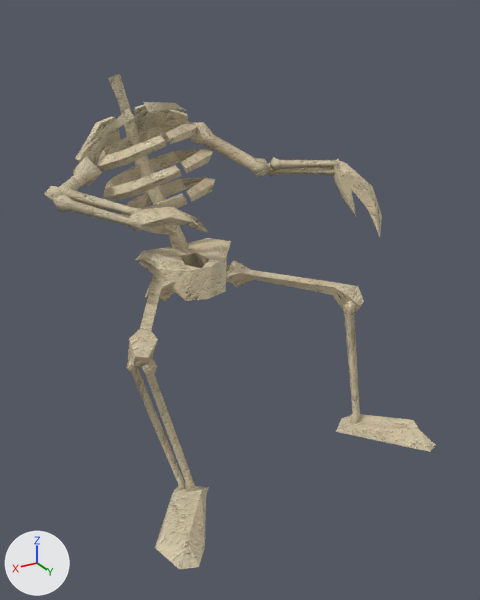
A saved change to the FBX model Assets/Standard Assets/Toon_Level_Kit/Resources/Models/Halloween/Skeleton02.FBX.
Rendered twice from a 50 mm lens placed at (37.4, 76.3, 31.8), pointed at (-0.1, 13.7, 0.5). Arrows for +X, +Y and +Z are at lower left; the lights stay in place.

The first picture shows 'Skeleton02'.
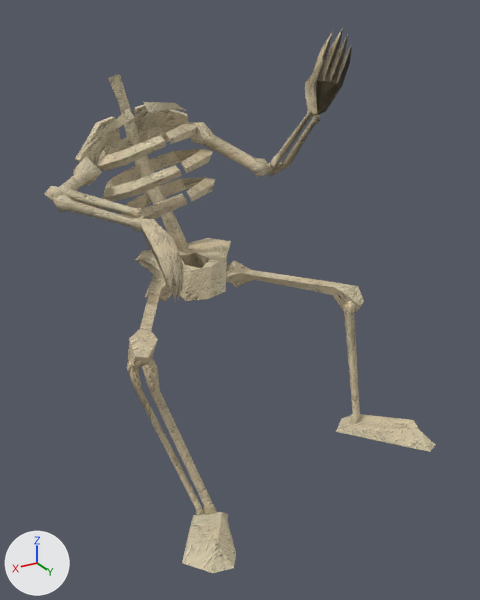
The change, as a list of edits to the scene's bpy script:
```text
Change me_mesh:
    used by ob_skeleton02; location = (0.0, 0.0, 0.0)
    remove me_mesh.from_pydata(...)  # 535 vertices, 624 faces; spans x -23.7..18.6, y -10.6..31.1, z -19.0..24.8
    add me_mesh.from_pydata(...)  # 535 vertices, 624 faces; spans x -25.5..18.6, y -10.6..36.9, z -19.0..30.1
    me_mesh part 1: the loose piece of 12 vertices spanning x 8.4..17.7, y 18.6..31.1, z -18.9..-16.9 is multiplied about its middle by the matrix ((0.991, -0.121, -0.063), (0.095, 0.943, -0.318), (0.098, 0.309, 0.946)), then moved by (0.1, 5.8, 2.4)
    me_mesh part 2: 63 of 535 vertices moved; they spanned x -23.7..-13.7, y -0.4..14.2, z 4.5..14.1 and now span x -25.5..-15.0, y -3.2..2.0, z 12.2..30.1; mean shift (-1.6, -8.4, 10.4); largest move (-21.6, 13.8, 4.5) -> (-23.3, 1.5, 30.1)
    me_mesh part 3: 34 of the vertices in x 1.8..11.3, y 7.5..11.7, z 7.9..11.9 are multiplied about their middle by the matrix ((0.421, 0.826, -0.375), (-0.451, 0.55, 0.703), (0.787, -0.127, 0.604)), then moved by (2.2, 2.5, -3.3)
    me_mesh part 4: all 18 vertices in x 10.1..12.2, y 19.8..21.9, z -18.6..-16.7 are multiplied about their middle by the matrix ((0.991, -0.121, -0.063), (0.095, 0.943, -0.318), (0.098, 0.309, 0.946)), then moved by (0.6, 4.1, -0.1)
    me_mesh part 5: all 8 vertices in x 12.4..14.7, y 14.3..16.6, z -4.6..-4.3 are multiplied about their middle by the matrix ((0.991, -0.121, -0.063), (0.095, 0.943, -0.318), (0.098, 0.309, 0.946)), then moved by (0.6, 4.1, -0.1)
```

Pixel boxes [x1, y1, x2, y2] of what changed, in the pictures (480 x 600 px; the box of a moved part takes in the faces that stretch with it):
'Skeleton02', reshaped (10% taller)
    before: [44, 74, 436, 569]
    after: [44, 28, 436, 573]
part 1 of me_mesh, moved or reshaped
    before: [155, 486, 209, 569]
    after: [182, 512, 236, 573]
part 2 of me_mesh, moved or reshaped
    before: [269, 158, 382, 237]
    after: [269, 28, 352, 176]
part 3 of me_mesh, moved or reshaped
    before: [130, 207, 209, 236]
    after: [134, 218, 184, 302]
part 4 of me_mesh, moved or reshaped
    before: [178, 482, 197, 492]
    after: [196, 506, 217, 516]
part 5 of me_mesh, moved or reshaped
    before: [127, 366, 194, 485]
    after: [127, 366, 214, 510]
